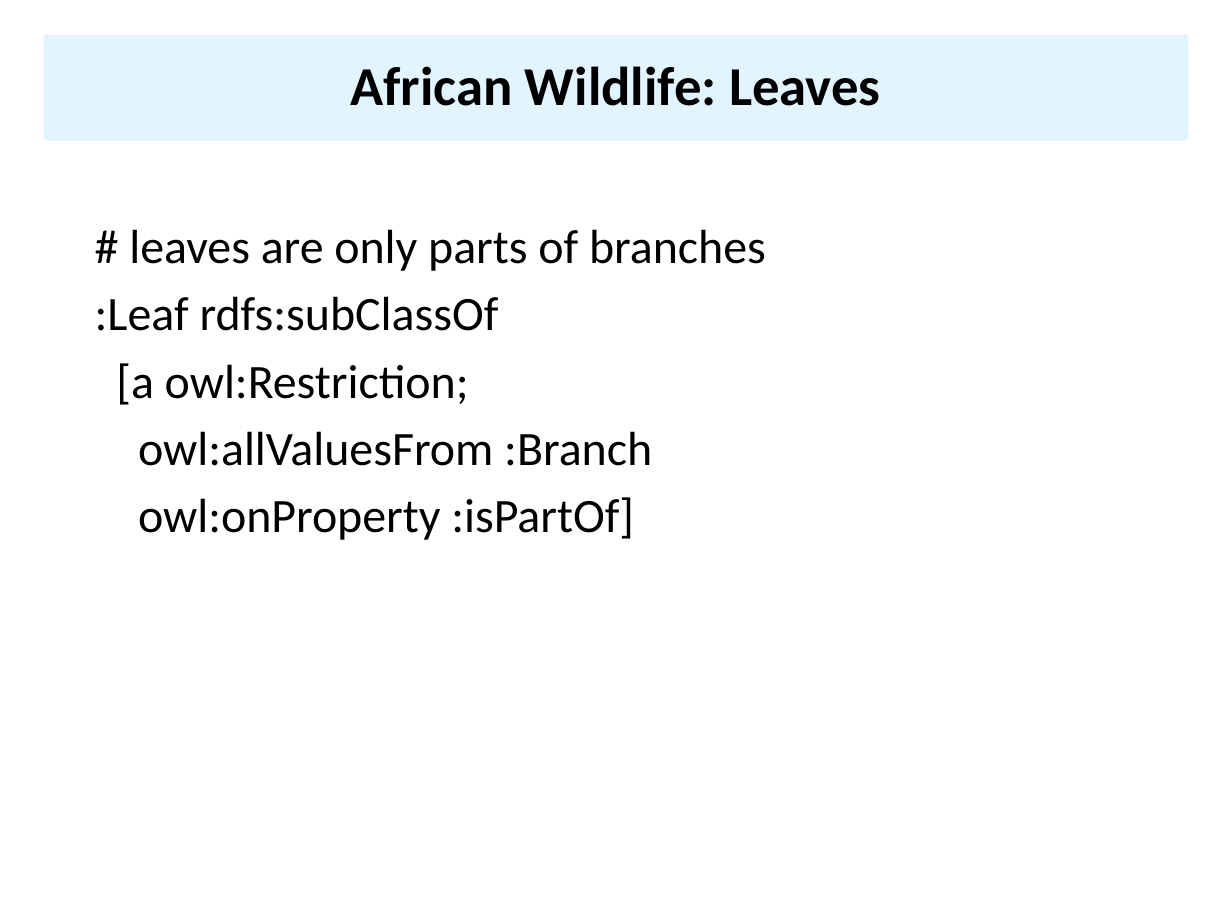
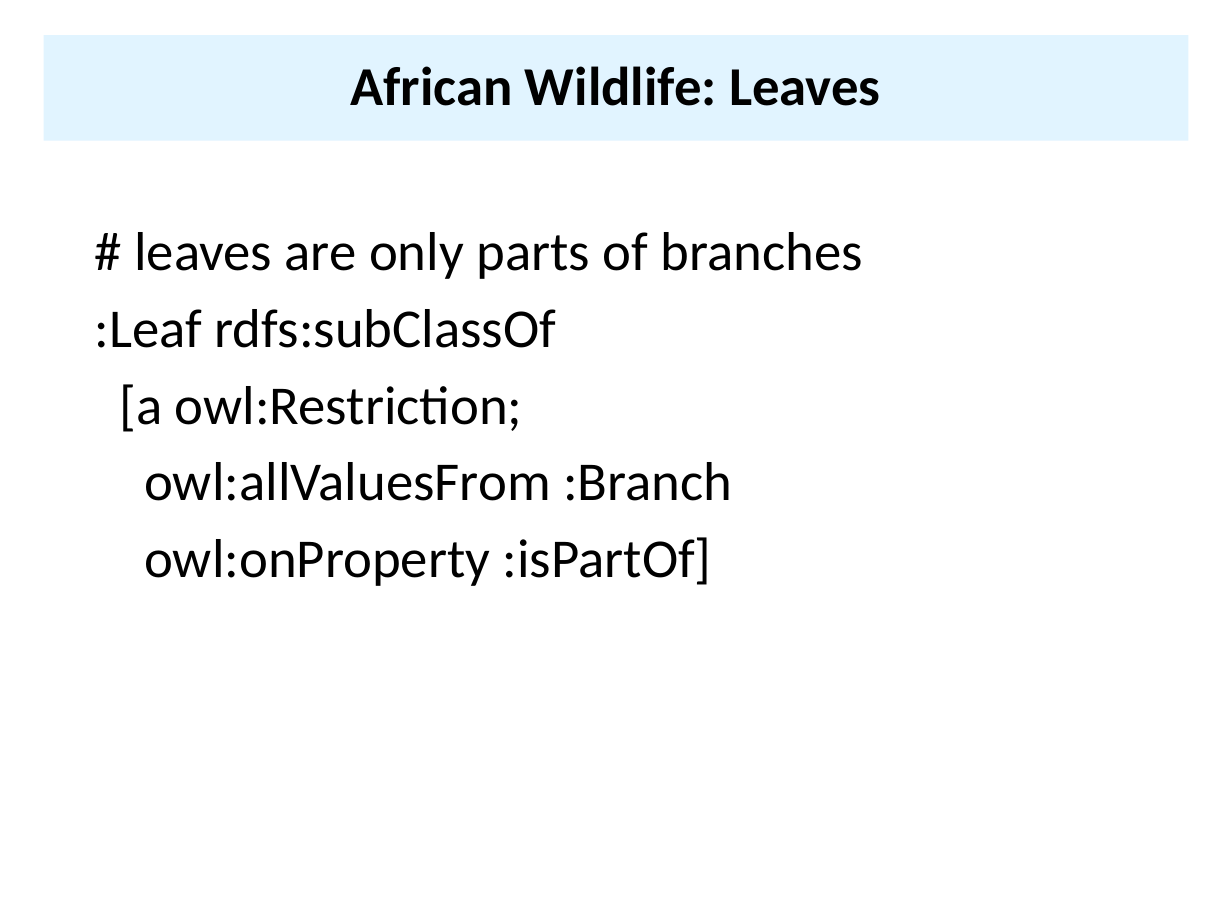
Before and after one commit to UMBC-CMSC-491-691-F19-Knowledge-Graphs/class_material, a slide deck: slide 78 of notes/07_owl/07OWL.pptx (slide 79 before the commit). Drawn at 1232x924 pixels with LibreOffice and Linux fonts; fonts in the diff are those of the drawing. Boxes give left, top, right and bottom in pixels: in the first picture for what was removed or moved away, otherwise in the second. Text is boxed around its words. In the diff, an @@ line names an element or a change of style, - is before the commit and + after.

```diff
--- a/notes/07_owl/07OWL.pptx
+++ b/notes/07_owl/07OWL.pptx
@@ text "# leaves are only parts ..." at (95,232,862,586): size 28 to 32 pt @@
```
Also in this commit, not shown: 12 other slides changed, 1 slide removed, 2 other files.
